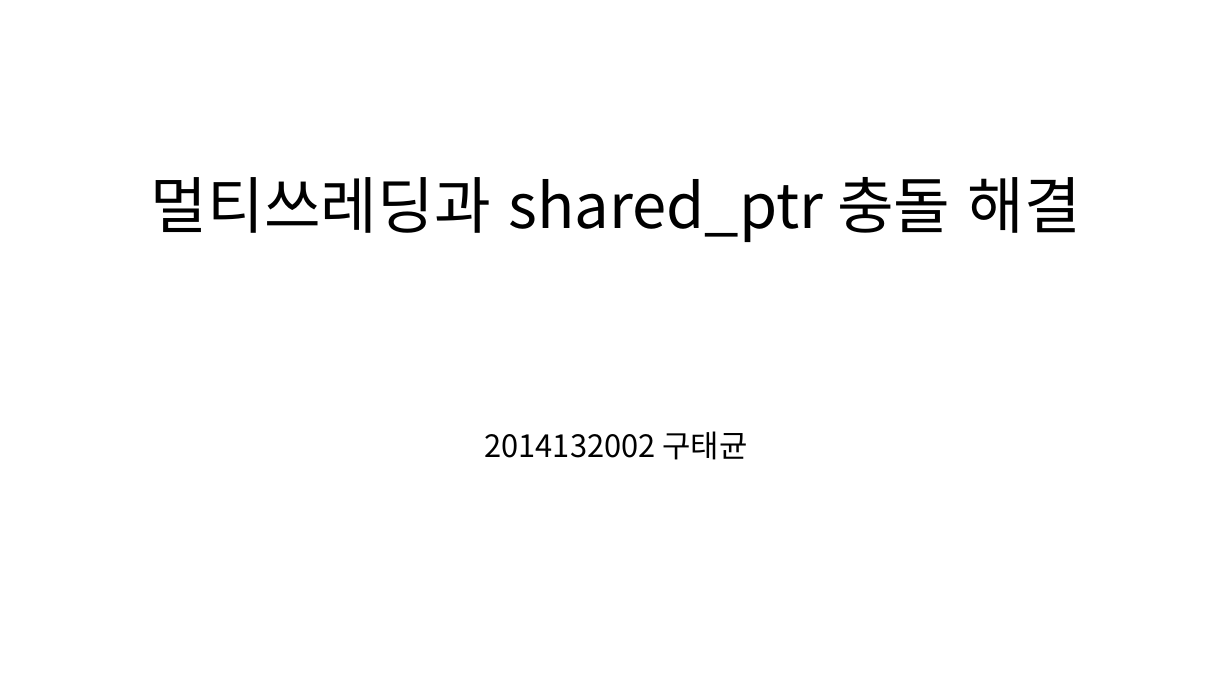
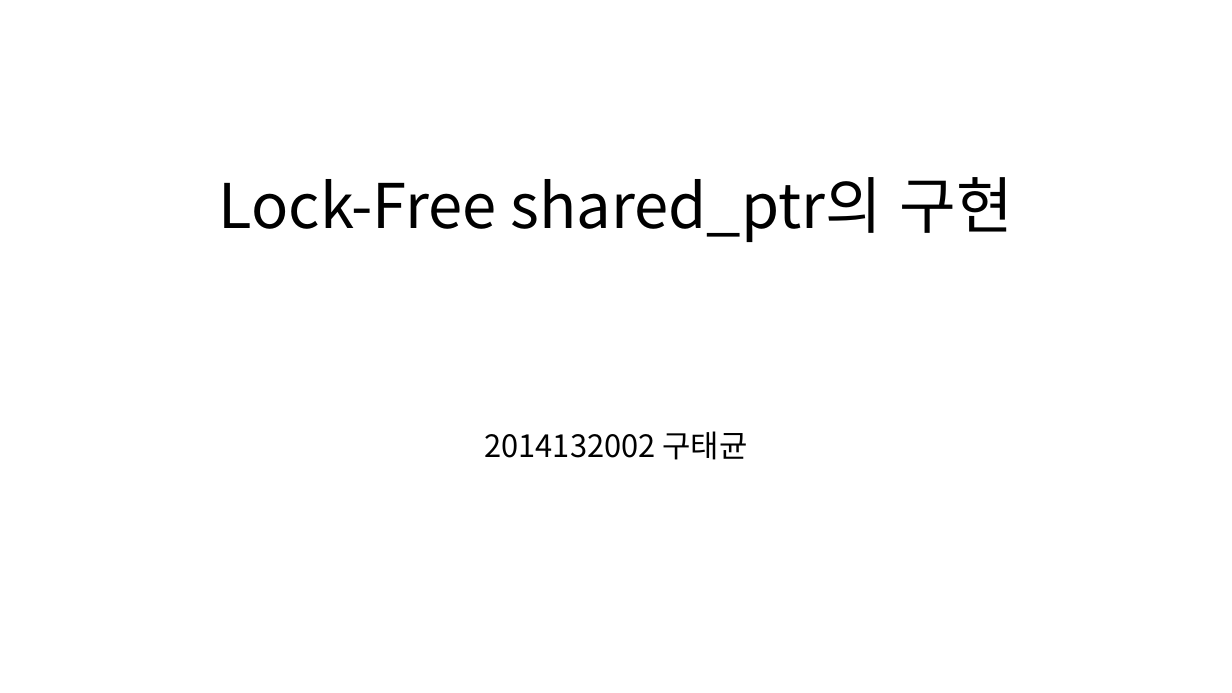
Before and after one commit to KU-t/1920-thesis, a slide deck: slide 1 of PPT/제안서191202ver.0.pptx. Drawn at 1232x693 pixels with LibreOffice and Linux fonts; fonts in the diff are those of the drawing. Boxes give left, top, right and bottom in pixels: in the first picture for what was removed or moved away, otherwise in the second. Text is boxed around its words. In the diff, an @@ line names an element or a change of style, - is before the commit and + after.

```diff
--- a/PPT/제안서191202ver.0.pptx
+++ b/PPT/제안서191202ver.0.pptx
@@ title at (219, 177, 1013, 242): text changed @@
-멀티쓰레딩과 shared_ptr 충돌 해결
+Lock-Free shared_ptr의 구현
```
Also in this commit, not shown: 5 other slides changed, 2 slides added, 4 slides removed, 1 other file.
